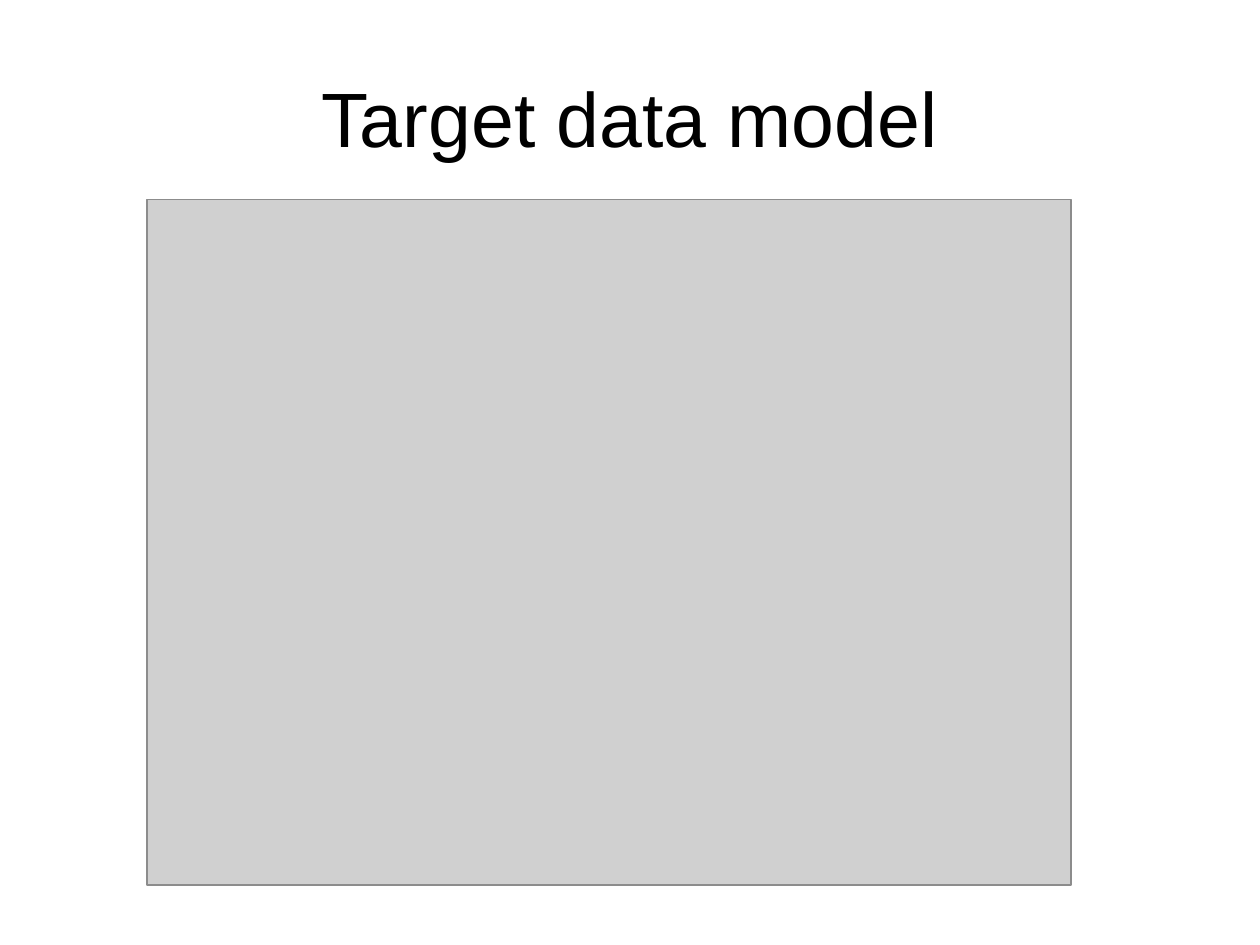
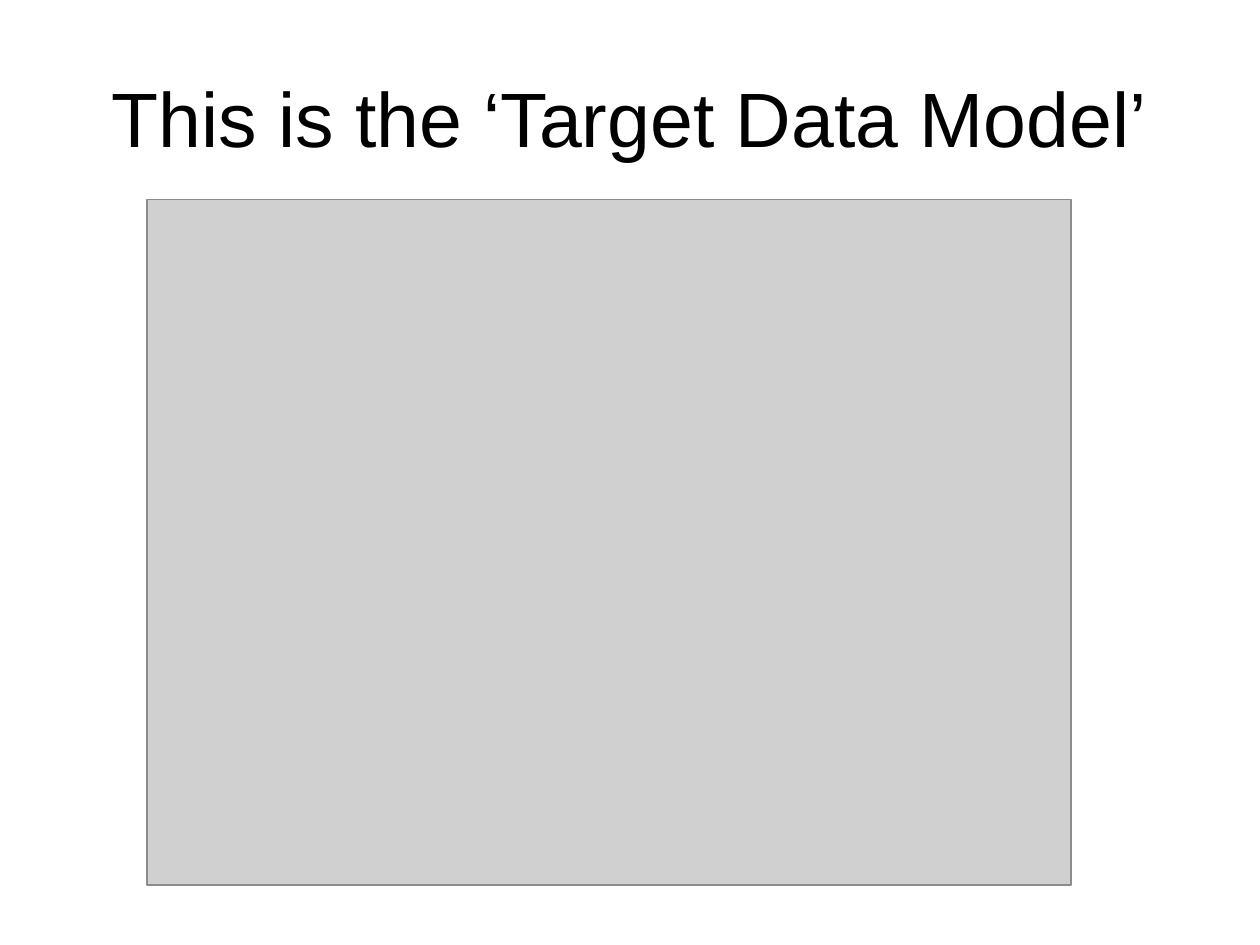
Before and after one commit to psrc/urbansim, a slide deck: slide 4 of az_smart/datamodel/AZ-SMART_model_process.ppt (slide 3 before the commit). Drawn at 1260x945 pixels with LibreOffice and Linux fonts; fonts in the diff are those of the drawing; grey boxes stand for pictures. Boxes give left, top, right and bottom in pixels: in the first picture for what was removed or moved away, otherwise in the second. Text is boxed around its words. In the diff, an @@ line names an element or a change of style, - is before the commit and + after.

```diff
--- a/az_smart/datamodel/AZ-SMART_model_process.ppt
+++ b/az_smart/datamodel/AZ-SMART_model_process.ppt
@@ title at [112,91,1147,162]: text changed @@
-Target data model
+This is the ‘Target Data Model’
```
Also in this commit, not shown: 10 slides added, 7 slides removed, 4 other files.
